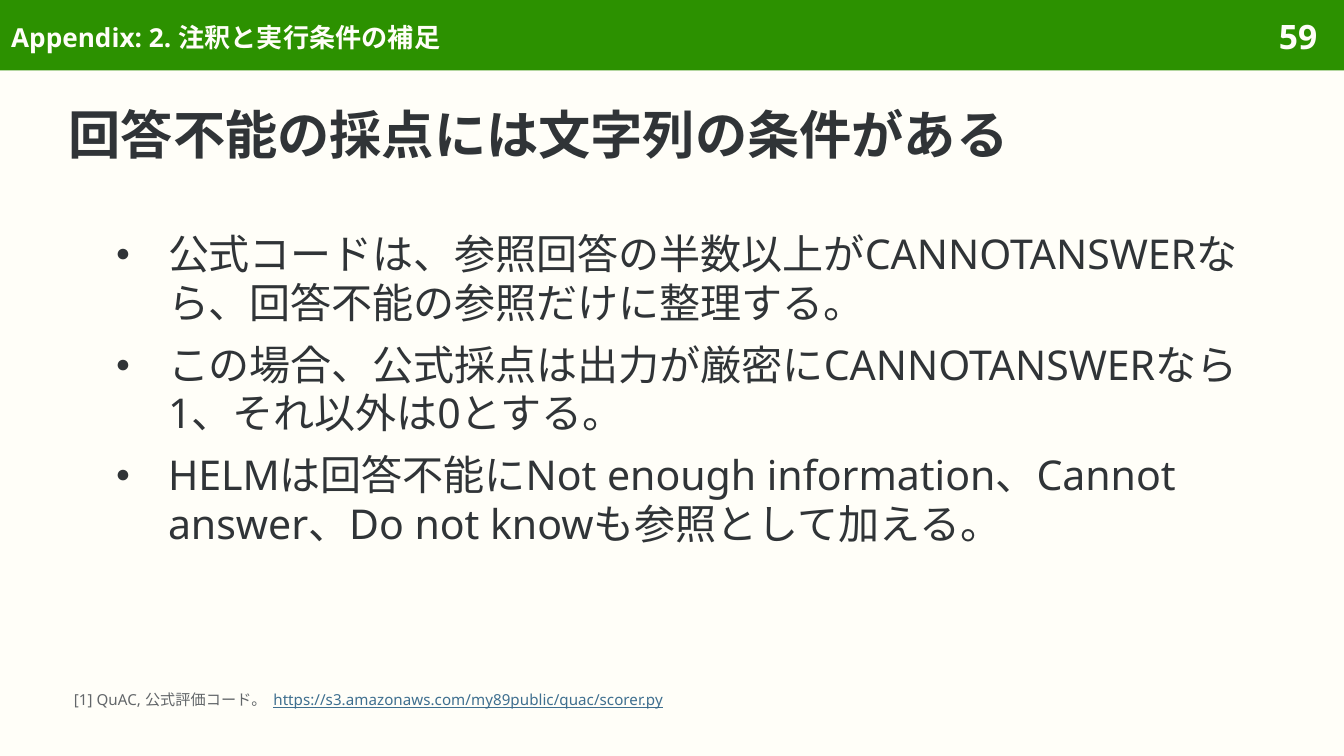
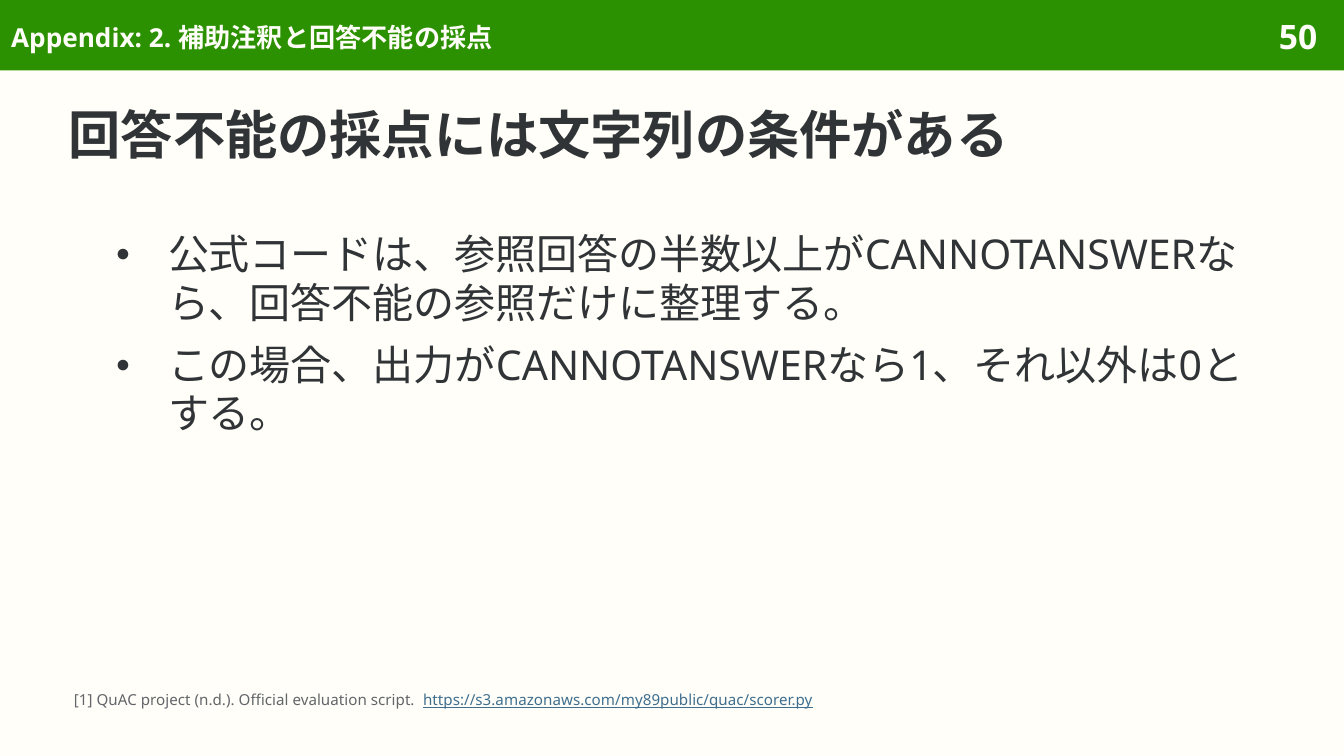
Before and after one commit to sasakiy84/datasets-in-10-minutes, a slide deck: slide 50 of slides/datasets-in-10-minutes-quac.pptx (slide 59 before the commit). Drawn at 1344x756 pixels with LibreOffice and Linux fonts; fonts in the diff are those of the drawing. Boxes give left, top, right and bottom in pixels: in the first picture for what was removed or moved away, otherwise in the second. Text is boxed around its words. In the diff, an @@ line names an element or a change of style, - is before the commit and + after.

Commit message:
Center QuAC on conversational reading and its original evaluation

```diff
--- a/slides/datasets-in-10-minutes-quac.pptx
+++ b/slides/datasets-in-10-minutes-quac.pptx
@@ title at <box>11,24,492,54</box>: text changed @@
-Appendix: 2. 注釈と実行条件の補足
+Appendix: 2. 補助注釈と回答不能の採点
@@ page number at <box>1279,24,1317,50</box>: text changed @@
-59
+50
@@ text at <box>168,345,1243,431</box>: text changed @@
-● この場合、公式採点は出力が厳密にCANNOTANSWERなら1、それ以外は0とする。
-● HELMは回答不能にNot enough information、Cannot answer、Do not knowも参照として加える。
+● この場合、出力がCANNOTANSWERなら1、それ以外は0とする。
@@ text at <box>74,693,812,709</box>: text changed @@
-[1] QuAC, 公式評価コード。 https://s3.amazonaws.com/my89public/quac/scorer.py
+[1] QuAC project (n.d.). Official evaluation script. https://s3.amazonaws.com/my89public/quac/scorer.py
```
Also in this commit, not shown: 48 other slides changed, 1 slide added, 13 slides removed, 41 other files.
